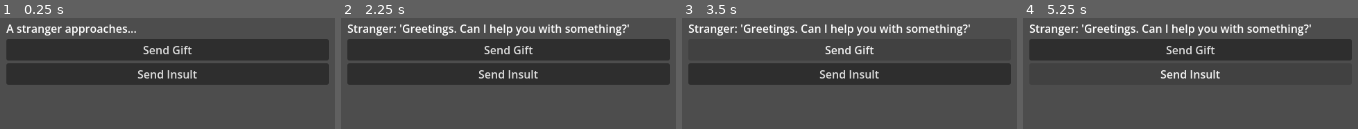
Above: before the commit, frames 1-4 (left to right).
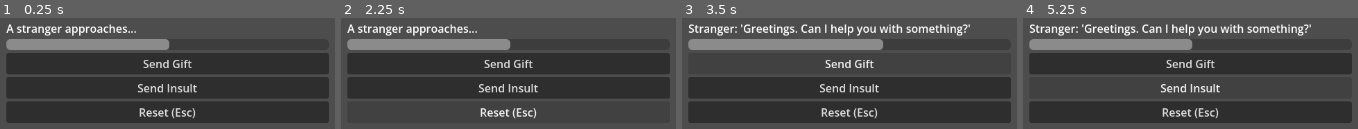
Above: after the commit, the same moments.

Repository: JoshuaOmosa/NeuroDialogue
Game: Godot game, scene res://Main.tscn
Same seed, same stepped clock (60 frames per second), same inputs: the game is played once before the commit and once after it.
Inputs (mouse positions are in pixels of both pictures, inside the frame that each line leads up to):
- Up to frame 1 (0.25 s): no input
- Up to frame 2 (2.25 s): click "Send Gift" at 0.5 s; click "Send Insult" at 1.25 s; click (508, 112) at 2 s, where only the run after the commit has a clickable "Reset (Esc)"
- Up to frame 3 (3.5 s): click "Send Gift" at 2.75 s
- Up to frame 4 (5.25 s): click "Send Insult" at 3.5 s; click "Send Gift" at 4.25 s; click "Send Insult" at 5 s

The runs differ from the first frame. In frame 1, 41% of the frame differs, in the area x 1-99%, y 18-95%; in frame 2, 28%; in frame 3, 38%; in frame 4, 29%.

Commit message:
feat: explicit Mood state machine with signals, affinity bar, reset
- NPCBrain now has a Mood enum and emits affinity_changed and
  mood_changed (only on real transitions); it no longer returns UI text
- The UI subscribes to those signals, shows an affinity bar, and adds a
  Reset button plus Esc shortcut
- Thresholds and action weights are named constants
- Send Gift no longer keeps keyboard focus (Space/Enter can't re-send)
- README rewritten for the new design; MIT LICENSE added

Diff:
--- a/neurodialogue/Main.tscn
+++ b/neurodialogue/Main.tscn
@@ -30,6 +30,7 @@
 
 [node name="gift" type="Button" parent="VBoxContainer" unique_id=803625257]
 layout_mode = 2
+focus_mode = 0
 text = "Send Gift"
 
 [node name="Insult" type="Button" parent="VBoxContainer" unique_id=1135794781]
--- a/neurodialogue/src/npc_brain.gd
+++ b/neurodialogue/src/npc_brain.gd
@@ -1,20 +1,55 @@
 extends Node
 class_name NPCBrain
 
-# State variable: -10 (Hostile) to 10 (Friendly)
+## Tracks how the NPC feels about the player and announces changes.
+## The brain knows nothing about the UI: it only emits signals, so the label,
+## animations, audio or quest logic can all listen without touching this file.
+
+enum Mood { ENEMY, STRANGER, FRIEND }
+
+signal affinity_changed(affinity: int)
+signal mood_changed(mood: Mood, line: String)
+
+const MIN_AFFINITY := -10
+const MAX_AFFINITY := 10
+const FRIEND_AT := 5
+const ENEMY_AT := -5
+
+const LINES := {
+	Mood.ENEMY: "Enemy: 'Why are you still standing here? Leave.'",
+	Mood.STRANGER: "Stranger: 'Greetings. Can I help you with something?'",
+	Mood.FRIEND: "Friend: 'It's a beautiful day to see you again!'",
+}
+
 var affinity: int = 0
+var mood: Mood = Mood.STRANGER
 
-# This is the "Public API" of your brain.
-# The UI Controller calls this to change the state.
-func update_affinity(amount: int) -> String:
-	affinity = clampi(affinity + amount, -10, 10)
-	return get_mood_text()
 
-# This is the "Logic Gate" that decides the string output
-func get_mood_text() -> String:
-	if affinity >= 5:
-		return "Friend: 'It's a beautiful day to see you again!'"
-	elif affinity <= -5:
-		return "Enemy: 'Why are you still standing here? Leave.'"
-	else:
-		return "Stranger: 'Greetings. Can I help you with something?'"
+## Mood is a pure function of affinity, so it can never drift out of sync.
+static func mood_for(value: int) -> Mood:
+	if value >= FRIEND_AT:
+		return Mood.FRIEND
+	if value <= ENEMY_AT:
+		return Mood.ENEMY
+	return Mood.STRANGER
+
+
+func line() -> String:
+	return LINES[mood]
+
+
+func update_affinity(amount: int) -> void:
+	_set_affinity(clampi(affinity + amount, MIN_AFFINITY, MAX_AFFINITY))
+
+
+func reset() -> void:
+	_set_affinity(0)
+
+
+func _set_affinity(value: int) -> void:
+	affinity = value
+	affinity_changed.emit(affinity)
+	var new_mood := mood_for(affinity)
+	if new_mood != mood:
+		mood = new_mood
+		mood_changed.emit(mood, line())
--- a/neurodialogue/src/ui_controller.gd
+++ b/neurodialogue/src/ui_controller.gd
@@ -1,26 +1,74 @@
 extends Control
 
+## Presentation only: forwards button presses to the brain and redraws when
+## the brain's signals fire.
 
-@onready var brain = $NPCBrain
-@onready var display_label = $VBoxContainer/MoodLabel
+const GIFT_AMOUNT := 2
+const INSULT_AMOUNT := -2
 
-func _ready():
-	# Set the initial text when the game starts
+@onready var brain: NPCBrain = $NPCBrain
+@onready var box: VBoxContainer = $VBoxContainer
+@onready var display_label: Label = $VBoxContainer/MoodLabel
+
+var affinity_bar: ProgressBar
+var reset_button: Button
+
+
+func _ready() -> void:
+	_build_extra_controls()
+	brain.affinity_changed.connect(_on_affinity_changed)
+	brain.mood_changed.connect(_on_mood_changed)
+	display_label.text = "A stranger approaches..."
+	_on_affinity_changed(brain.affinity)
+
+
+## The affinity bar and reset button are created here rather than in
+## Main.tscn so the scene file stays simple.
+func _build_extra_controls() -> void:
+	affinity_bar = ProgressBar.new()
+	affinity_bar.min_value = NPCBrain.MIN_AFFINITY
+	affinity_bar.max_value = NPCBrain.MAX_AFFINITY
+	affinity_bar.step = 1
+	affinity_bar.show_percentage = false
+	affinity_bar.custom_minimum_size = Vector2(0, 16)
+	box.add_child(affinity_bar)
+	box.move_child(affinity_bar, display_label.get_index() + 1)
+
+	reset_button = Button.new()
+	reset_button.text = "Reset (Esc)"
+	reset_button.focus_mode = Control.FOCUS_NONE
+	reset_button.pressed.connect(_reset)
+	box.add_child(reset_button)
+
+
+func _on_affinity_changed(value: int) -> void:
+	affinity_bar.value = value
+	affinity_bar.tooltip_text = "Affinity: %d" % value
+
+
+func _on_mood_changed(_mood: NPCBrain.Mood, line: String) -> void:
+	display_label.text = line
+
+
+## Every click gets a visible reply, even when the mood band doesn't change.
+func _respond(amount: int) -> void:
+	brain.update_affinity(amount)
+	display_label.text = brain.line()
+
+
+func _on_gift_pressed() -> void:
+	_respond(GIFT_AMOUNT)
+
+
+func _on_insult_pressed() -> void:
+	_respond(INSULT_AMOUNT)
+
+
+func _reset() -> void:
+	brain.reset()
 	display_label.text = "A stranger approaches..."
 
-# This function is called when you click the "Gift" button
-func _on_gift_pressed() -> void:
-	#  Tell the brain the player was nice (+2 affinity)
-	# The brain returns a string (the NPC's response)
-	var response = brain.update_affinity(2)
 
-	#  Update the Label on screen with that response
-	display_label.text = response
-
-# This function is called when you click the "Insult" button
-func _on_insult_pressed() -> void:
-	#  Tell the brain the player was mean (-2 affinity)
-	var response = brain.update_affinity(-2)
-
-	#  Update the Label on screen
-	display_label.text = response
+func _unhandled_input(event: InputEvent) -> void:
+	if event.is_action_pressed("ui_cancel"):
+		_reset()
Not shown, added: LICENSE
Not shown, changed: README.md
